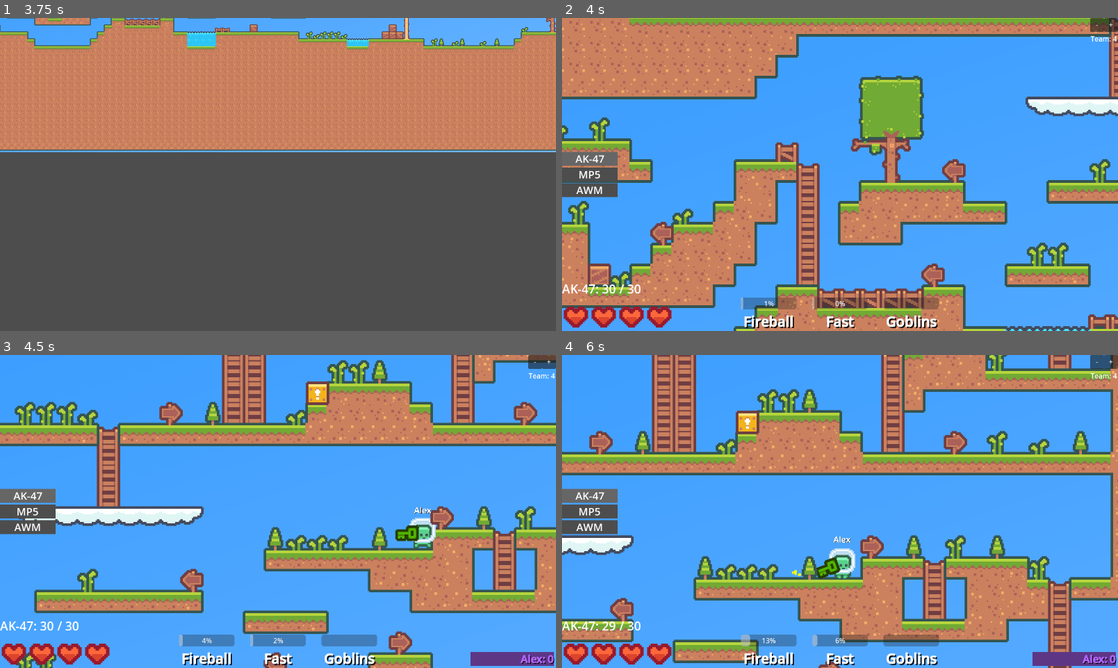
Above: before the commit, frames 1-4 (two rows, left to right).
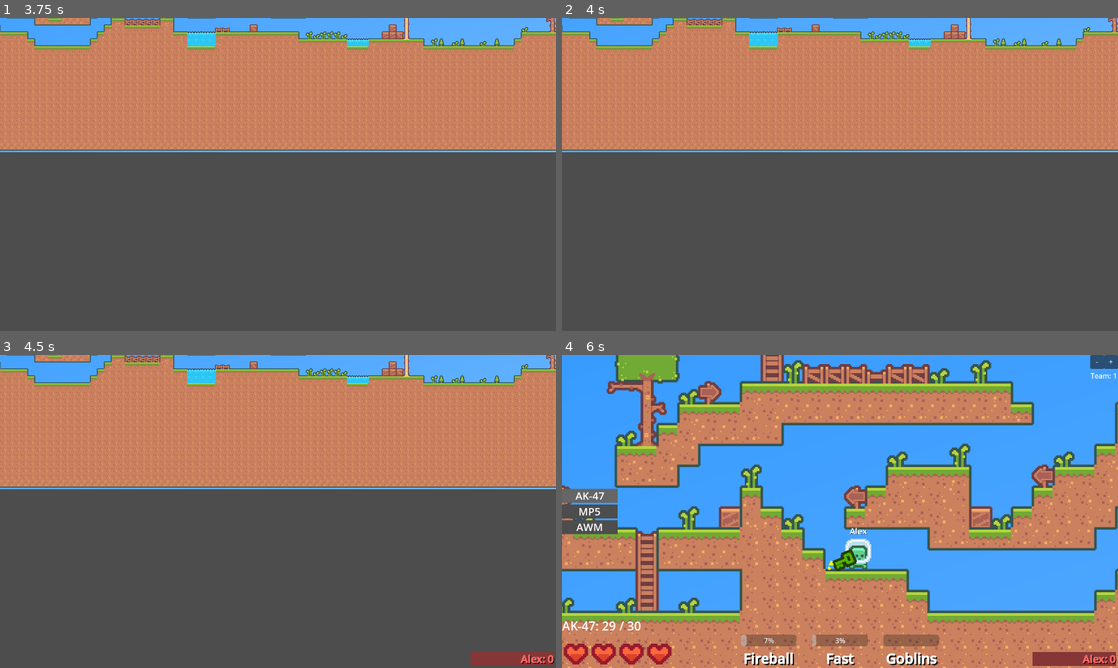
Above: after the commit, the same moments.

Repository: F1zzy31f/Glob-Game
Game: Godot game, scene res://scenes/MainMenu.tscn
The game is run twice, just before and just after one commit, with the same random seed, the same clock (stepped at 60 frames per second) and the same inputs.
Inputs (mouse positions are in pixels of both pictures, inside the frame that each line leads up to):
- Up to frame 1 (3.75 s): click (278, 136) at 0.52 s; type "Alex" at 0.6 s; click "Play" at 1.25 s; click (278, 136) at 2.02 s; type "12" at 2.1 s; click "Host Game" at 2.75 s; tap Enter at 3.5 s; move the mouse to (400, 158) at 3.52 s; hold D (move_right) from 3.53 s (still down); tap Q (ability_active_1) at 3.6 s
- Up to frame 2 (4 s): keep holding D (move_right); tap Space (jump) at 3.77 s
- Up to frame 3 (4.5 s): keep holding D (move_right); move the mouse to (166, 527) at 4.27 s; tap E (ability_active_2) at 4.35 s
- Up to frame 4 (6 s): tap Space (jump) at 4.52 s; move the mouse to (895, 442) at 5.02 s; release D (move_right) at 5.03 s; hold A (move_left) 5.03-5.78 s; tap Z (ability_ultimate) at 5.1 s; move the mouse to (812, 574) at 5.77 s; hold D (move_right) from 5.78 s (still down); click (812, 574) at 5.85 s

Frame 1 is identical in both runs. In frame 2, 92% of the frame differs, in the area x 0-100%, y 0-100%; in frame 3, 90%; in frame 4, 69%.

Commit message:
Migrate to player manager/controller

Diff:
--- a/scenes/Player.tscn
+++ b/scenes/PlayerController.tscn
@@ -1,15 +1,15 @@
-[gd_scene load_steps=16 format=3 uid="uid://c4c210xc8jsv1"]
-
-[ext_resource type="Script" path="res://scripts/Player.gd" id="1_3vl4j"]
-[ext_resource type="Texture2D" uid="uid://d26fo4r3s0got" path="res://assets/StandardTileset.png" id="2_432dd"]
-[ext_resource type="Texture2D" uid="uid://c1xc5rm58asqs" path="res://assets/player_0.png" id="2_uf8iu"]
-[ext_resource type="Texture2D" uid="uid://cfkkmh44xxfnv" path="res://assets/player_1.png" id="3_pdcv2"]
-[ext_resource type="PackedScene" uid="uid://b1fya3pffgkcm" path="res://scenes/Firearm.tscn" id="3_rid25"]
-[ext_resource type="PackedScene" uid="uid://c8sg8bew2kv4q" path="res://scenes/Ability.tscn" id="6_1ee1w"]
-[ext_resource type="Texture2D" uid="uid://fhdr6r5xp6m6" path="res://assets/hearts_empty.png" id="6_k8qsi"]
-[ext_resource type="Texture2D" uid="uid://bxijeinbbgcn2" path="res://assets/hearts_full.png" id="7_4wlsm"]
-[ext_resource type="PackedScene" uid="uid://cfm3bcjgjqtck" path="res://scenes/Goblin.tscn" id="7_qhgxf"]
-[ext_resource type="AudioStream" uid="uid://celct40ulv0s" path="res://assets/hurt.wav" id="10_ur7w6"]
+[gd_scene load_steps=16 format=3 uid="uid://crif1i56owjv5"]
+
+[ext_resource type="Script" path="res://scripts/PlayerController.gd" id="1_6s3xg"]
+[ext_resource type="Texture2D" uid="uid://c1xc5rm58asqs" path="res://assets/player_0.png" id="2_6sd53"]
+[ext_resource type="Texture2D" uid="uid://cfkkmh44xxfnv" path="res://assets/player_1.png" id="3_82wrl"]
+[ext_resource type="PackedScene" uid="uid://b1fya3pffgkcm" path="res://scenes/Firearm.tscn" id="4_3famm"]
+[ext_resource type="Texture2D" uid="uid://d26fo4r3s0got" path="res://assets/StandardTileset.png" id="5_8jroo"]
+[ext_resource type="PackedScene" uid="uid://c8sg8bew2kv4q" path="res://scenes/Ability.tscn" id="6_cvxeq"]
+[ext_resource type="PackedScene" uid="uid://cfm3bcjgjqtck" path="res://scenes/Goblin.tscn" id="7_v0iyd"]
+[ext_resource type="Texture2D" uid="uid://fhdr6r5xp6m6" path="res://assets/hearts_empty.png" id="8_4wmbu"]
+[ext_resource type="Texture2D" uid="uid://bxijeinbbgcn2" path="res://assets/hearts_full.png" id="9_3371d"]
+[ext_resource type="AudioStream" uid="uid://celct40ulv0s" path="res://assets/hurt.wav" id="10_1xfrc"]
 
 [sub_resource type="CapsuleShape2D" id="CapsuleShape2D_swevk"]
 radius = 7.0
@@ -84,8 +84,8 @@
 properties/12/spawn = true
 properties/12/sync = true
 
-[node name="Player" type="CharacterBody2D" groups=["Hurtable", "Player"]]
-script = ExtResource("1_3vl4j")
+[node name="PlayerController" type="CharacterBody2D" groups=["Hurtable", "Player"]]
+script = ExtResource("1_6s3xg")
 
 [node name="Collider" type="CollisionShape2D" parent="."]
 shape = SubResource("CapsuleShape2D_swevk")
@@ -183,32 +183,30 @@
 
 [node name="Passive" type="Node2D" parent="Abilities"]
 
-[node name="Passive" parent="Abilities/Passive" instance=ExtResource("6_1ee1w")]
+[node name="Passive" parent="Abilities/Passive" instance=ExtResource("6_cvxeq")]
 type = 1
-buff_permenent = null
 
 [node name="Active" type="Node2D" parent="Abilities"]
 
-[node name="Fireball" parent="Abilities/Active" instance=ExtResource("6_1ee1w")]
+[node name="Fireball" parent="Abilities/Active" instance=ExtResource("6_cvxeq")]
 active_recharge = 16
 
-[node name="Fast" parent="Abilities/Active" instance=ExtResource("6_1ee1w")]
+[node name="Fast" parent="Abilities/Active" instance=ExtResource("6_cvxeq")]
 style = 1
 buff_speed = 32
 
-[node name="Heal" parent="Abilities/Active" instance=ExtResource("6_1ee1w")]
+[node name="Heal" parent="Abilities/Active" instance=ExtResource("6_cvxeq")]
 style = 1
 buff_permenent = true
 buff_health = 16
 
 [node name="Ultimate" type="Node2D" parent="Abilities"]
 
-[node name="Goblins" parent="Abilities/Ultimate" instance=ExtResource("6_1ee1w")]
+[node name="Goblins" parent="Abilities/Ultimate" instance=ExtResource("6_cvxeq")]
 type = 2
 style = 2
 ultimate_charge = false
-buff_permenent = null
-summon_scene = ExtResource("7_qhgxf")
+summon_scene = ExtResource("7_v0iyd")
 summon_count = 3
 
 [node name="CanvasLayer" type="CanvasLayer" parent="."]
@@ -420,27 +418,8 @@
 horizontal_alignment = 1
 vertical_alignment = 1
 
-[node name="Scoreboard" type="VBoxContainer" parent="CanvasLayer/UI"]
-layout_mode = 1
-anchors_preset = 3
-anchor_left = 1.0
-anchor_top = 1.0
-anchor_right = 1.0
-anchor_bottom = 1.0
-offset_left = -197.0
-offset_top = -517.0
-offset_right = -5.0
-offset_bottom = -5.0
-grow_horizontal = 0
-grow_vertical = 0
-alignment = 2
-
-[node name="UpdateTimer" type="Timer" parent="CanvasLayer/UI/Scoreboard"]
-wait_time = 0.5
-autostart = true
-
 [node name="HurtSound" type="AudioStreamPlayer2D" parent="."]
-stream = ExtResource("10_ur7w6")
+stream = ExtResource("10_1xfrc")
 
 [node name="MultiplayerSynchronizer" type="MultiplayerSynchronizer" parent="."]
 replication_config = SubResource("SceneReplicationConfig_4ei3r")
@@ -449,4 +428,3 @@
 [connection signal="body_exited" from="Foot" to="." method="_on_foot_body_exited"]
 [connection signal="pressed" from="CanvasLayer/UI/TeamDown" to="." method="_on_team_down_pressed"]
 [connection signal="pressed" from="CanvasLayer/UI/TeamUp" to="." method="_on_team_up_pressed"]
-[connection signal="timeout" from="CanvasLayer/UI/Scoreboard/UpdateTimer" to="." method="update_scoreboard"]
--- /dev/null
+++ b/scenes/PlayerManager.tscn
@@ -0,0 +1,58 @@
+[gd_scene load_steps=3 format=3 uid="uid://muah14qyuf0x"]
+
+[ext_resource type="Script" path="res://scripts/PlayerManager.gd" id="1_be5rk"]
+
+[sub_resource type="SceneReplicationConfig" id="SceneReplicationConfig_gokyt"]
+properties/0/path = NodePath(".:dormant")
+properties/0/spawn = true
+properties/0/sync = true
+properties/1/path = NodePath(".:username")
+properties/1/spawn = true
+properties/1/sync = true
+properties/2/path = NodePath(".:team_index")
+properties/2/spawn = true
+properties/2/sync = true
+properties/3/path = NodePath(".:score")
+properties/3/spawn = true
+properties/3/sync = true
+properties/4/path = NodePath(".:player_controller")
+properties/4/spawn = true
+properties/4/sync = true
+
+[node name="PlayerManager" type="Node2D"]
+script = ExtResource("1_be5rk")
+
+[node name="CanvasLayer" type="CanvasLayer" parent="."]
+
+[node name="UI" type="Control" parent="CanvasLayer"]
+visible = false
+layout_mode = 3
+anchors_preset = 15
+anchor_right = 1.0
+anchor_bottom = 1.0
+grow_horizontal = 2
+grow_vertical = 2
+
+[node name="Scoreboard" type="VBoxContainer" parent="CanvasLayer/UI"]
+layout_mode = 1
+anchors_preset = 3
+anchor_left = 1.0
+anchor_top = 1.0
+anchor_right = 1.0
+anchor_bottom = 1.0
+offset_left = -197.0
+offset_top = -517.0
+offset_right = -5.0
+offset_bottom = -5.0
+grow_horizontal = 0
+grow_vertical = 0
+alignment = 2
+
+[node name="UpdateTimer" type="Timer" parent="CanvasLayer/UI/Scoreboard"]
+wait_time = 0.5
+autostart = true
+
+[node name="MultiplayerSynchronizer" type="MultiplayerSynchronizer" parent="."]
+replication_config = SubResource("SceneReplicationConfig_gokyt")
+
+[connection signal="timeout" from="CanvasLayer/UI/Scoreboard/UpdateTimer" to="." method="update_scoreboard"]
--- a/scripts/Network.gd
+++ b/scripts/Network.gd
@@ -1,7 +1,7 @@
 extends Node
 
 @export var port = 7777
-@export var player = preload("res://scenes/Player.tscn")
+@export var player = preload("res://scenes/PlayerManager.tscn")
 @export var scoreboard_item = preload("res://scenes/ScoreboardItem.tscn")
 
 var username = "Username"
--- a/scripts/Player.gd
+++ b/scripts/PlayerController.gd
@@ -1,21 +1,14 @@
 extends CharacterBody2D
-
-@export var dormant = false
-@export var username = ""
 
 @export var speed = 96
 @export var jump_height = 48
 @export var climb_speed = 128
-@export var health = 0
+@export var health = 32
 @export var item_index = 0
 @export var team_index = 0 # 1-16 (0-15)
 @export var ambient_healing_timer = 0
 @export var scoreboard_item = preload("res://scenes/ScoreboardItem.tscn")
 @export var inventory_item = preload("res://scenes/InventoryItem.tscn")
-
-@export var score = 0
-@export var kills = 0
-@export var deaths = -1
 
 var gravity = ProjectSettings.get_setting("physics/2d/default_gravity")
 
@@ -35,7 +28,6 @@
 @onready var ability_ui_active1 = $CanvasLayer/UI/Abilities/Active1
 @onready var ability_ui_active2 = $CanvasLayer/UI/Abilities/Active2
 @onready var ability_ui_ultimate = $CanvasLayer/UI/Abilities/Ultimate
-@onready var scoreboard = $CanvasLayer/UI/Scoreboard
 @onready var hurt_sound = $HurtSound
 
 var ability_passive = null
@@ -55,8 +47,7 @@
 
 	if not is_multiplayer_authority(): return
 
-	username = Network.username
-	overhead_username.text = username
+	overhead_username.text = Peers.get_node(str(get_multiplayer_authority())).username
 
 	team_index = randi_range(0, Globals.team_count - 1)
 
@@ -112,9 +103,6 @@
 		ability_active2.activate()
 	if Input.is_action_just_pressed("ability_ultimate"):
 		ability_ultimate.activate()
-
-	# Score
-	score = kills - deaths
 
 func _physics_process(delta):
 	if not is_multiplayer_authority(): return
@@ -171,18 +159,7 @@
 	if damager:
 		damager.got_kill.rpc()
 
-	deaths += 1
-
-	global_position = get_node("/root/Map/Spawns").get_child(randi_range(0, get_node("/root/Map/Spawns").get_child_count() - 1)).global_position
-	health = 32
-
-	for child in hand.get_children():
-		child.reset()
-	is_dead = false
-
-@rpc("any_peer")
-func got_kill():
-	kills += 1
+	queue_free()
 
 @rpc
 func change_item(old_index, new_index):
@@ -212,22 +189,6 @@
 		return true
 	return false
 
-func update_scoreboard():
-	for child in scoreboard.get_children():
-		if not child.is_class("Timer"):
-			child.free()
-
-	var peers = []
-	for child in Peers.get_children():
-		if not child.is_class("MultiplayerSpawner"):
-			peers.append(child)
-	peers.sort_custom(func(a, b): return a.score > b.score)
-	for child in peers:
-		if not child.is_class("MultiplayerSpawner"):
-			var new_item = scoreboard_item.instantiate()
-			new_item.name = child.name
-			scoreboard.add_child(new_item)
-
 func _on_team_up_pressed():
 	team_index = clamp(team_index + 1, 0, Globals.team_count - 1)
 	$CanvasLayer/UI/TeamUp.release_focus()
--- /dev/null
+++ b/scripts/PlayerManager.gd
@@ -0,0 +1,66 @@
+extends Node2D
+
+@export var scoreboard_item = preload("res://scenes/ScoreboardItem.tscn")
+
+@export var dormant = false
+@export var username = ""
+@export var team_index = 0
+
+@export var score = 0
+@export var kills = 0
+@export var deaths = -1
+
+@export var player_controller = preload("res://scenes/PlayerController.tscn")
+
+@onready var ui = $CanvasLayer/UI
+@onready var scoreboard = $CanvasLayer/UI/Scoreboard
+
+var controller = null
+var spawning_controller = false
+
+func _enter_tree():
+	set_multiplayer_authority(int(str(name)))
+
+func _ready():
+	if not is_multiplayer_authority(): return
+
+	username = Network.username
+	ui.visible = true
+
+func _process(delta):
+	if not is_multiplayer_authority(): return
+
+	if controller == null and not spawning_controller:
+		spawning_controller = true
+		await get_tree().create_timer(1).timeout
+		spawn_controller()
+		spawning_controller = false
+
+func spawn_controller():
+	controller = player_controller.instantiate()
+	controller.name = name + "_Controller"
+	Temporary.add_child(controller)
+
+func update_scoreboard():
+	for child in scoreboard.get_children():
+		if not child.is_class("Timer"):
+			child.free()
+
+	var peers = []
+	for child in Peers.get_children():
+		if not child.is_class("MultiplayerSpawner"):
+			peers.append(child)
+	peers.sort_custom(func(a, b): return a.score > b.score)
+	for child in peers:
+		if not child.is_class("MultiplayerSpawner"):
+			var new_item = scoreboard_item.instantiate()
+			new_item.name = child.name
+			scoreboard.add_child(new_item)
+
+@rpc("any_peer", "call_local")
+func on_kill():
+	kills += 1
+
+@rpc("any_peer", "call_local")
+func on_death():
+	deaths += 1
Not shown: 5 places in scenes/PlayerController.tscn that only renumber resources
